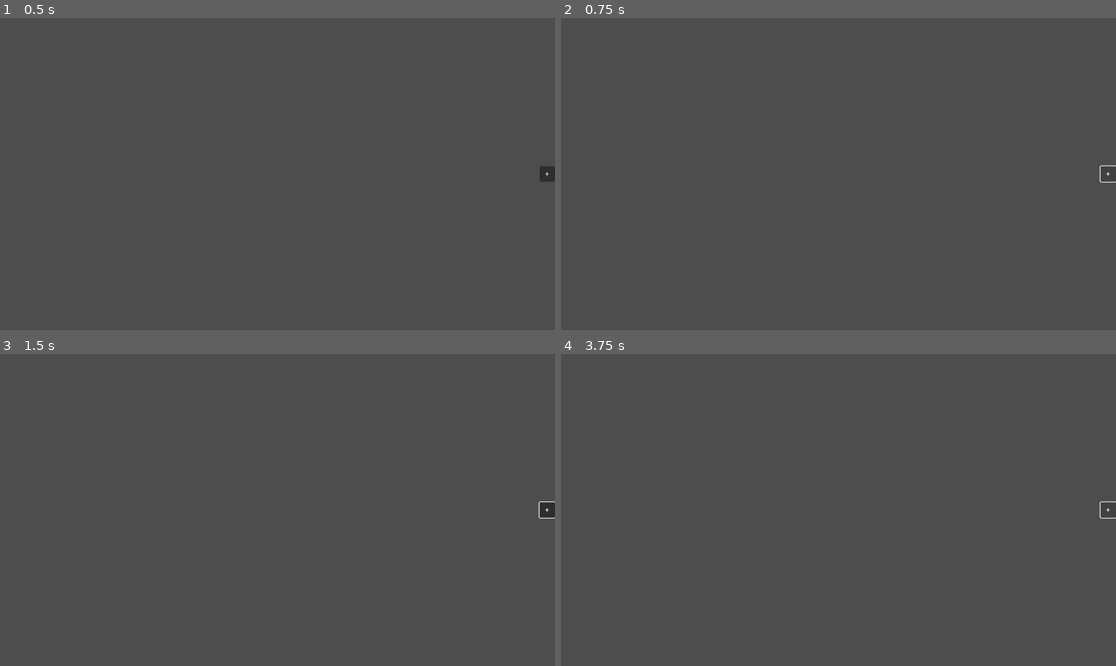
Above: before the commit, frames 1-4 (two rows, left to right).
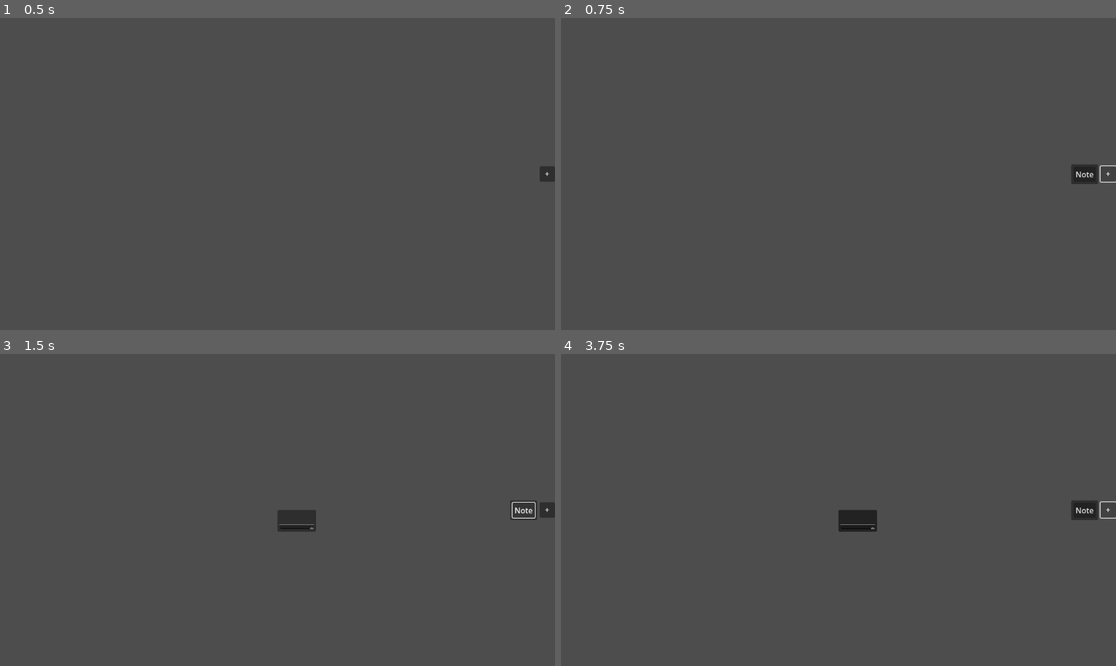
Above: after the commit, the same moments.

Repository: alagaG/FreelaNote
Game: Godot game, scene res://scenes/project_editor/project_editor.tscn
Same seed, same stepped clock (60 frames per second), same inputs: the game is played once before the commit and once after it. The project has no main scene, so this scene is started directly.
Inputs (mouse positions are in pixels of both pictures, inside the frame that each line leads up to):
- Up to frame 1 (0.5 s): no input
- Up to frame 2 (0.75 s): click "+" at 0.5 s
- Up to frame 3 (1.5 s): click (521, 510) at 1.25 s, where only the run after the commit has a clickable "Note"
- Up to frame 4 (3.75 s): click "+" at 2 s; click (1082, 510) at 2.75 s, where only the run after the commit has a clickable "Note"; click "+" at 3.5 s

Frame 1 is identical in both runs. In frame 2, 0.3% of the frame differs, in the area x 91-97%, y 46-54%; in frame 3, 0.6%; in frame 4, 0.8%, in the area x 50-97%, y 46-58%.
Error before the commit: Parse Error: Could not find type "Block" in the current scope. (res://scenes/project_editor/connections/connection.gd:5)

Commit message:
Slow progress

Diff:
--- /dev/null
+++ b/code/autoload/global.gd
@@ -0,0 +1,7 @@
+@tool
+extends Node
+
+
+const BLOCKS = {
+	NOTE = preload("res://resources/block_type/NoteBlock.tres")
+}
--- /dev/null
+++ b/code/resource/BlockEntry.gd
@@ -0,0 +1,7 @@
+@tool
+class_name BlockEntry
+extends Resource
+
+
+@export var name : String
+@export var scene : PackedScene
--- a/components/block_type/note_block.tscn
+++ b/components/block_type/note_block.tscn
@@ -1,16 +1,40 @@
-[gd_scene load_steps=3 format=3 uid="uid://c45287ormopw4"]
+[gd_scene load_steps=4 format=3 uid="uid://c45287ormopw4"]
 
 [ext_resource type="PackedScene" uid="uid://bsf3repjeue5m" path="res://components/block_type/titled_block.tscn" id="1_77osx"]
 [ext_resource type="Script" path="res://components/block_type/note_block.gd" id="2_0r7lc"]
 
+[sub_resource type="StyleBoxFlat" id="StyleBoxFlat_l0f0u"]
+content_margin_left = 0.0
+content_margin_top = 0.0
+content_margin_right = 0.0
+content_margin_bottom = 0.0
+bg_color = Color(0.1, 0.1, 0.1, 0.6)
+corner_radius_top_left = 3
+corner_radius_top_right = 3
+corner_radius_bottom_right = 3
+corner_radius_bottom_left = 3
+corner_detail = 5
+
 [node name="NoteBlock" instance=ExtResource("1_77osx")]
 script = ExtResource("2_0r7lc")
-note_text = "A"
-block_size = Vector2i(128, 80)
+note_text = ""
+min_size = Vector2i(80, 16)
+block_size = Vector2i(80, 45)
+margin_top = 5
+margin_down = 5
+margin_left = 5
+margin_right = 5
+background = SubResource("StyleBoxFlat_l0f0u")
 
 [node name="Panel" parent="." index="0"]
-offset_right = 128.0
-offset_bottom = 80.0
+custom_minimum_size = Vector2(80, 16)
+offset_bottom = 35.0
+
+[node name="Margin" parent="Panel" index="0"]
+theme_override_constants/margin_left = 5
+theme_override_constants/margin_top = 5
+theme_override_constants/margin_right = 5
+theme_override_constants/margin_bottom = 5
 
 [node name="VBox" parent="Panel/Margin" index="0"]
 theme_override_constants/separation = 0
@@ -18,5 +42,4 @@
 [node name="TextEdit" type="TextEdit" parent="Panel/Margin/VBox" index="2"]
 layout_mode = 2
 size_flags_vertical = 3
-text = "A"
 wrap_mode = 1
--- a/project.godot
+++ b/project.godot
@@ -14,6 +14,10 @@
 config/features=PackedStringArray("4.1", "GL Compatibility")
 config/icon="res://icon.svg"
 
+[autoload]
+
+Global="*res://code/autoload/global.gd"
+
 [debug]
 
 gdscript/warnings/native_method_override=1
--- /dev/null
+++ b/resources/block_type/NoteBlock.tres
@@ -0,0 +1,9 @@
+[gd_resource type="Resource" script_class="BlockEntry" load_steps=3 format=3 uid="uid://btcte7iptpwa1"]
+
+[ext_resource type="PackedScene" uid="uid://c45287ormopw4" path="res://components/block_type/note_block.tscn" id="1_nlas0"]
+[ext_resource type="Script" path="res://code/resource/BlockEntry.gd" id="2_keyx2"]
+
+[resource]
+script = ExtResource("2_keyx2")
+name = "Note"
+scene = ExtResource("1_nlas0")
--- /dev/null
+++ b/scenes/project_editor/hud/BlockTypeList.gd
@@ -0,0 +1,44 @@
+@tool
+class_name BlockAdderMenu
+extends HBoxContainer
+
+# Nodes
+@onready var panel : PanelContainer = $Panel
+@onready var type_list : VBoxContainer = $Panel/Margin/VBox
+@onready var activator : Button = $Activator
+# Var
+signal block_selected(type_key:String)
+
+
+func _ready():
+	activator.connect("pressed", _on_activator_down)
+
+	for key in Global.BLOCKS.keys():
+		var button : BlockTypeButton = BlockTypeButton.new()
+		var block_type : BlockEntry = Global.BLOCKS[key]
+		button.text = block_type.name
+		button.key = key
+		type_list.add_child(button)
+		button.connect("selected", _on_block_type_button_selected)
+
+
+func _on_block_type_button_selected(type_key:String):
+	emit_signal("block_selected", type_key)
+
+
+func _on_activator_down():
+	panel.visible = true
+	panel.grab_focus()
+
+
+class BlockTypeButton extends Button:
+	var key : String
+	signal selected(type_key:String)
+
+
+	func _ready():
+		self.connect("pressed", self._on_pressed)
+
+
+	func _on_pressed():
+		self.emit_signal("selected", self.key)
--- /dev/null
+++ b/scenes/project_editor/hud/BlockTypeList.tscn
@@ -0,0 +1,41 @@
+[gd_scene load_steps=2 format=3 uid="uid://djxfnkdx3gylc"]
+
+[ext_resource type="Script" path="res://scenes/project_editor/hud/BlockTypeList.gd" id="1_suxb8"]
+
+[node name="BlockTypeList" type="HBoxContainer"]
+anchors_preset = 6
+anchor_left = 1.0
+anchor_top = 0.5
+anchor_right = 1.0
+anchor_bottom = 0.5
+offset_left = -52.0
+offset_top = -15.5
+offset_bottom = 15.5
+grow_horizontal = 0
+grow_vertical = 2
+size_flags_horizontal = 8
+size_flags_vertical = 4
+theme_override_constants/separation = 5
+alignment = 2
+script = ExtResource("1_suxb8")
+
+[node name="Panel" type="PanelContainer" parent="."]
+visible = false
+layout_mode = 2
+
+[node name="Margin" type="MarginContainer" parent="Panel"]
+layout_mode = 2
+theme_override_constants/margin_left = 5
+theme_override_constants/margin_top = 5
+theme_override_constants/margin_right = 5
+theme_override_constants/margin_bottom = 5
+
+[node name="VBox" type="VBoxContainer" parent="Panel/Margin"]
+layout_mode = 2
+
+[node name="Activator" type="Button" parent="."]
+custom_minimum_size = Vector2(32, 32)
+layout_mode = 2
+size_flags_vertical = 4
+action_mode = 0
+text = "+"
--- a/scenes/project_editor/project_editor.gd
+++ b/scenes/project_editor/project_editor.gd
@@ -2,12 +2,16 @@
 
 
 # Nodes
-@onready var add_button : Button = $'%AddButton'
+@onready var block_adder : BlockAdderMenu = $HUD/BlockAdder
 
 
 func _ready():
-	add_button.connect("button_down", _on_add_button_down)
+	block_adder.connect("block_selected", _on_block_selected)
 
 
-func _on_add_button_down() -> void:
-	print(1)
+func _on_block_selected(type_key:String) -> void:
+	var block_type : BlockEntry = Global.BLOCKS[type_key]
+	var block : AbstractBlock = block_type.scene.instantiate()
+	var rect = get_viewport().get_visible_rect()
+	block.position = rect.position + rect.size / 2 - block.size / 2
+	$Blocks.add_child(block)
--- a/scenes/project_editor/project_editor.tscn
+++ b/scenes/project_editor/project_editor.tscn
@@ -1,8 +1,8 @@
 [gd_scene load_steps=4 format=3 uid="uid://cvc8prjqsyu87"]
 
-[ext_resource type="PackedScene" uid="uid://baqg265gxi1px" path="res://scenes/project_editor/connections/connection.tscn" id="1_akl30"]
 [ext_resource type="Script" path="res://scenes/project_editor/project_editor.gd" id="1_onpu1"]
 [ext_resource type="Script" path="res://scenes/project_editor/blocks/blocks_container.gd" id="2_60r0a"]
+[ext_resource type="PackedScene" uid="uid://djxfnkdx3gylc" path="res://scenes/project_editor/hud/BlockTypeList.tscn" id="4_e0m7o"]
 
 [node name="ProjectEditor" type="Node"]
 script = ExtResource("1_onpu1")
@@ -13,24 +13,9 @@
 [node name="Connections" type="CanvasLayer" parent="."]
 layer = -1
 
-[node name="Connection" parent="Connections" instance=ExtResource("1_akl30")]
-points = PackedVector2Array(0, 0, 0, 0)
-metadata/_edit_lock_ = true
-
 [node name="HUD" type="CanvasLayer" parent="."]
 layer = 5
 
-[node name="AddButton" type="Button" parent="HUD"]
-unique_name_in_owner = true
-custom_minimum_size = Vector2(32, 32)
-anchors_preset = 6
-anchor_left = 1.0
-anchor_top = 0.5
-anchor_right = 1.0
-anchor_bottom = 0.5
-offset_left = -8.0
-offset_top = -4.0
-offset_bottom = 4.0
-grow_horizontal = 0
-grow_vertical = 2
-text = "+"
+[node name="BlockAdder" parent="HUD" instance=ExtResource("4_e0m7o")]
+offset_top = -16.0
+offset_bottom = 16.0
